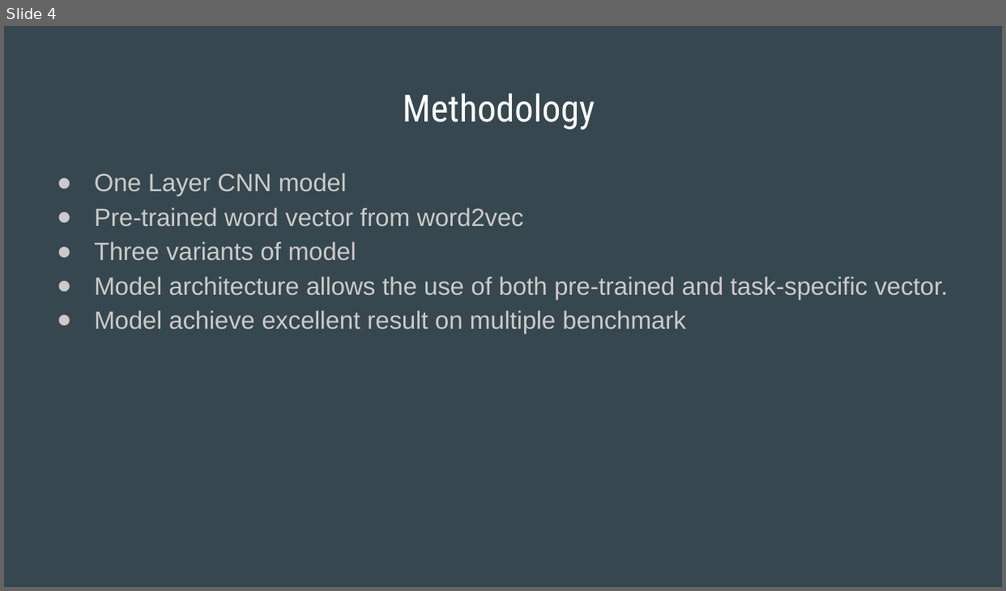
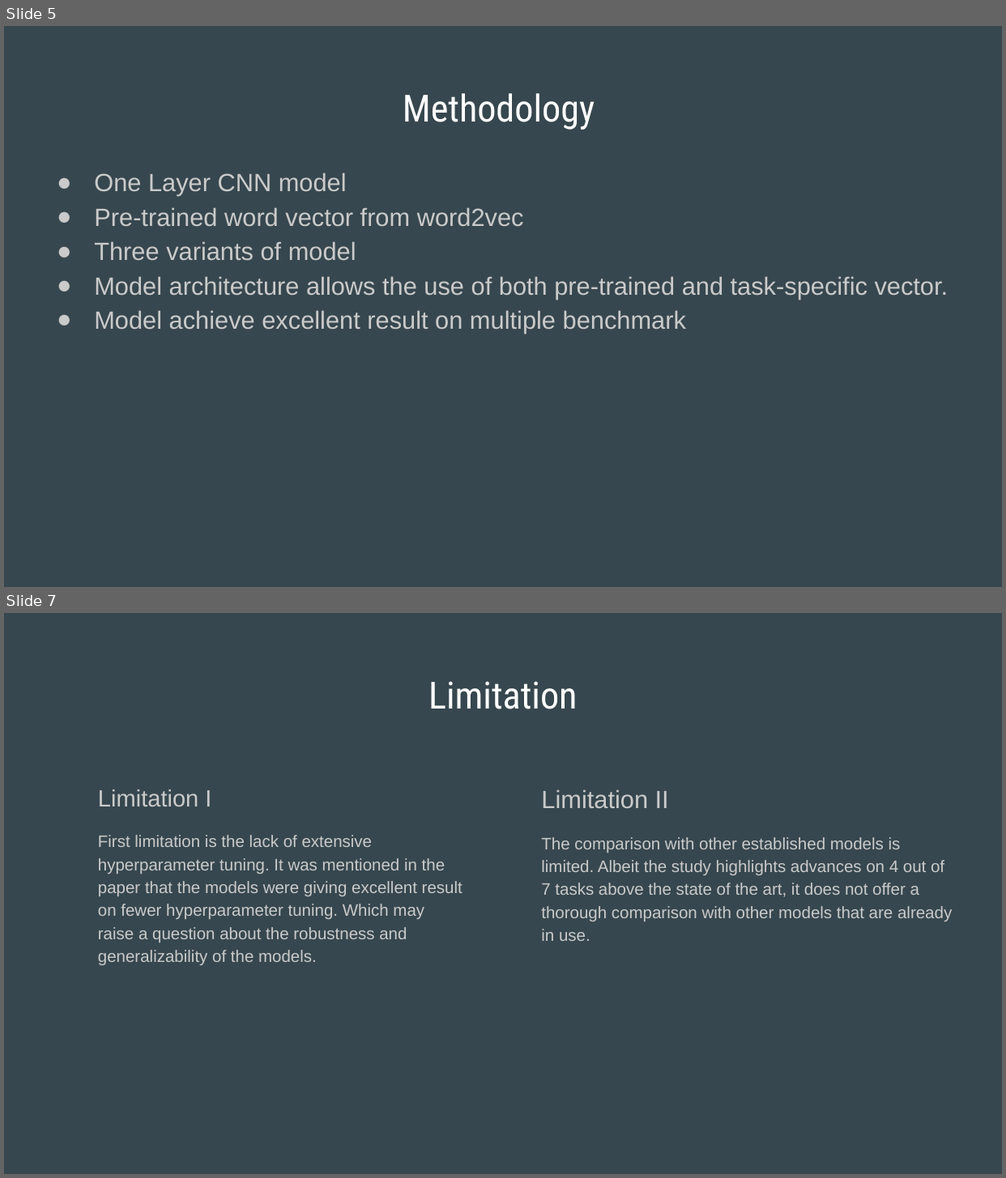
Before and after one commit to notsohan/CSE713, a slide deck: Task 1/Slides Task 1.pptx. Shown one above the other, each under a label of ours: slide 4 before the commit, slides 5 and 7 after it; the slides between them are not shown. The pictures are 1006x591 and 1006x1178 pixels, drawn with LibreOffice and Linux fonts; fonts in the diff are those of the drawing. Boxes give left, top, right and bottom in pixels: in the first picture for what was removed or moved away, otherwise in the second. Text is boxed around its words. In the diff, an @@ line names an element or a change of style, - is before the commit and + after.

Commit message:
updated the first assinment's slide

```diff
--- a/Task 1/Slides Task 1.pptx
+++ b/Task 1/Slides Task 1.pptx
@@ slide 7 added at (4, 613, 1002, 1174), background #37474F @@
@@ title added at (428, 681, 577, 709), 27 pt, text #FFFFFF @@
+Limitation
@@ text added at (98, 790, 462, 965), 12 pt, text #CACACA @@
+Limitation I
+First limitation is the lack of extensive hyperparameter tuning. It was mentioned in the paper that the models were giving excellent result on fewer hyperparameter tuning. Which may raise a question about the robustness and generalizability of the models.
@@ text added at (541, 790, 952, 941), 12 pt, text #CACACA @@
+Limitation II
+The comparison with other established models is limited. Albeit the study highlights advances on 4 out of 7 tasks above the state of the art, it does not offer a thorough comparison with other models that are already in use.
@@ what was slide 4 is now slide 5 @@
```
Also in this commit, not shown: 3 slides changed, 1 other slide added, 2 slides removed.
